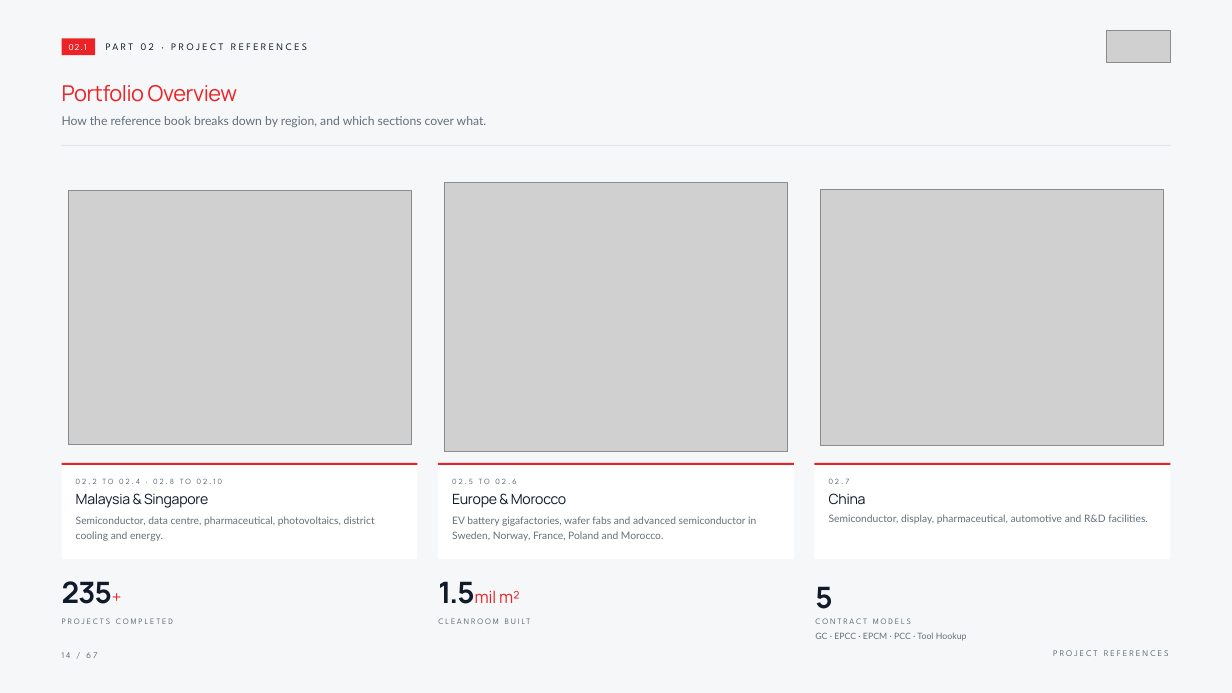
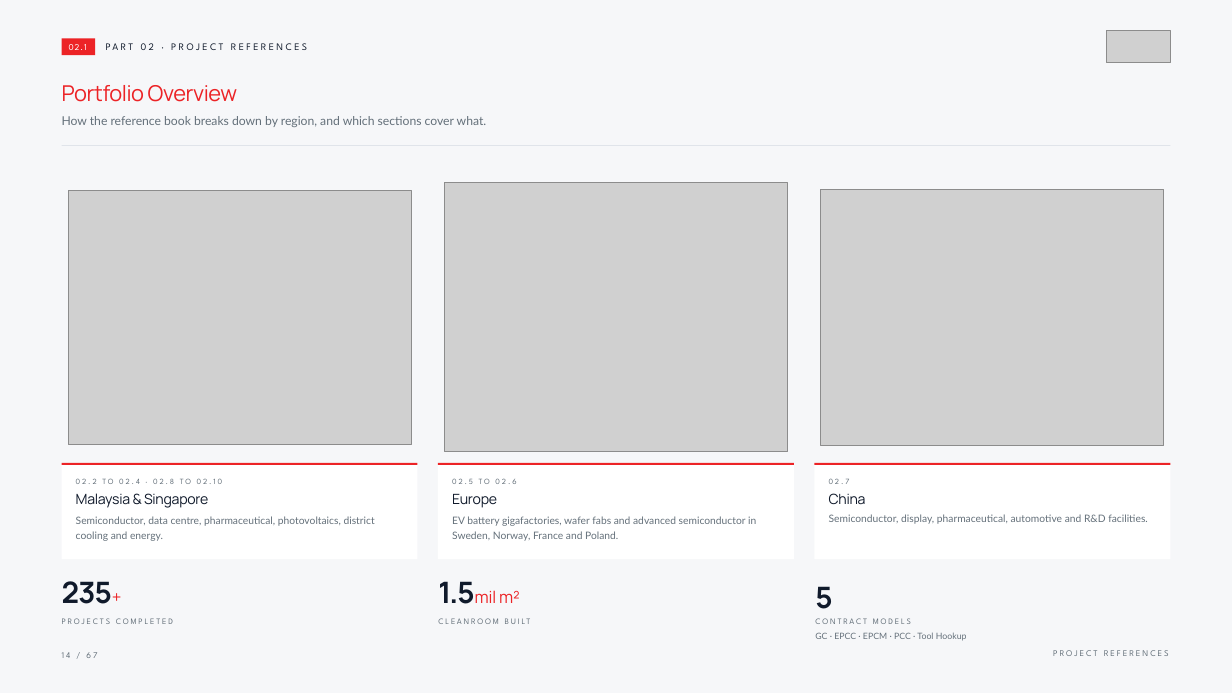
Before and after one commit to brandmethod/Brand-Method-Website, a slide deck: slide 14 of iaq-deck/IAQ-Company-Deck-2026.pptx. Drawn at 1232x693 pixels with LibreOffice and Linux fonts; fonts in the diff are those of the drawing; grey boxes stand for pictures. Boxes give left, top, right and bottom in pixels: in the first picture for what was removed or moved away, otherwise in the second. Text is boxed around its words. In the diff, an @@ line names an element or a change of style, - is before the commit and + after.

```diff
--- a/iaq-deck/IAQ-Company-Deck-2026.pptx
+++ b/iaq-deck/IAQ-Company-Deck-2026.pptx
@@ text at [452, 494, 497, 508]: text changed @@
-Europe & Morocco
+Europe
@@ text at [452, 516, 756, 541]: text changed @@
-EV battery gigafactories, wafer fabs and advanced semiconductor in Sweden, Norway, France, Poland and Morocco.
+EV battery gigafactories, wafer fabs and advanced semiconductor in Sweden, Norway, France and Poland.
```
Also in this commit, not shown: 8 other slides changed, 8 other files.
